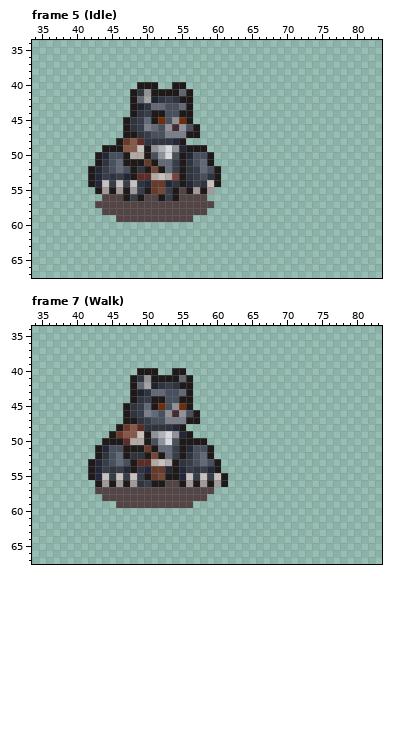
File history of a pixel-art file, InternTask/Assets/Asset/Tiny RPG Character Asset Pack v1.03 -Full 20 Characters/Aseprite file/Werebear.aseprite. This is how it looked before the edit.
100x100 pixels, 53 frames. Colours within 5 levels of each other are drawn and written as one. Shown: frame 5 (Idle): x 34..83, y 34..67; frame 7 (Walk): x 34..83, y 34..67. The commit also changed other frames, which this record leaves out.
After the commit:
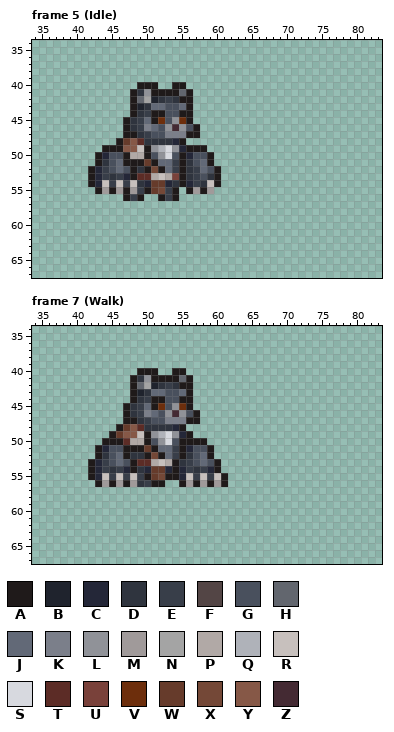
Palette (. is transparent): A #1f1a1a  B #1f232d  C #242738  D #2f343e  E #383e49  F #534545  G #49505d  H #62666e  J #626977  K #7b7f8a  L #909298  M #a09a9a  N #a4a4a4  P #b1a9a6  Q #afb2b9  R #c7c0bd  S #d7d9df  T #5c2c26  U #79413a  V #6d2e0c  W #663b2b  X #744837  Y #865847  Z #442a33
The exact change:
layer "shadow" now hidden
Changed rows in their new state; - is an unchanged pixel.
Frame 5 (Idle):
first column x 43:
55 ------------.----
56 -...---..---....-
57 .................
58 -...............-
59 ---...........---
Frame 7 (Walk):
first column x 43:
56 ----------..-----
57 .................
58 -...............-
59 ---...........---
Where, in picture pixels (left, top, right, bottom), the same in both pictures:
erased: (95, 187, 214, 222)
erased: (95, 480, 214, 508)
